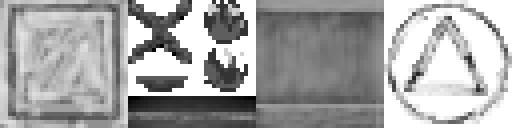
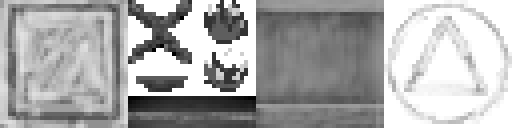
Comparing the layer stacks of the two (512, 128) images. Changes:
painted on "flames" over [204, 0, 248, 84]
painted on "Background" over [384, 0, 512, 124]
